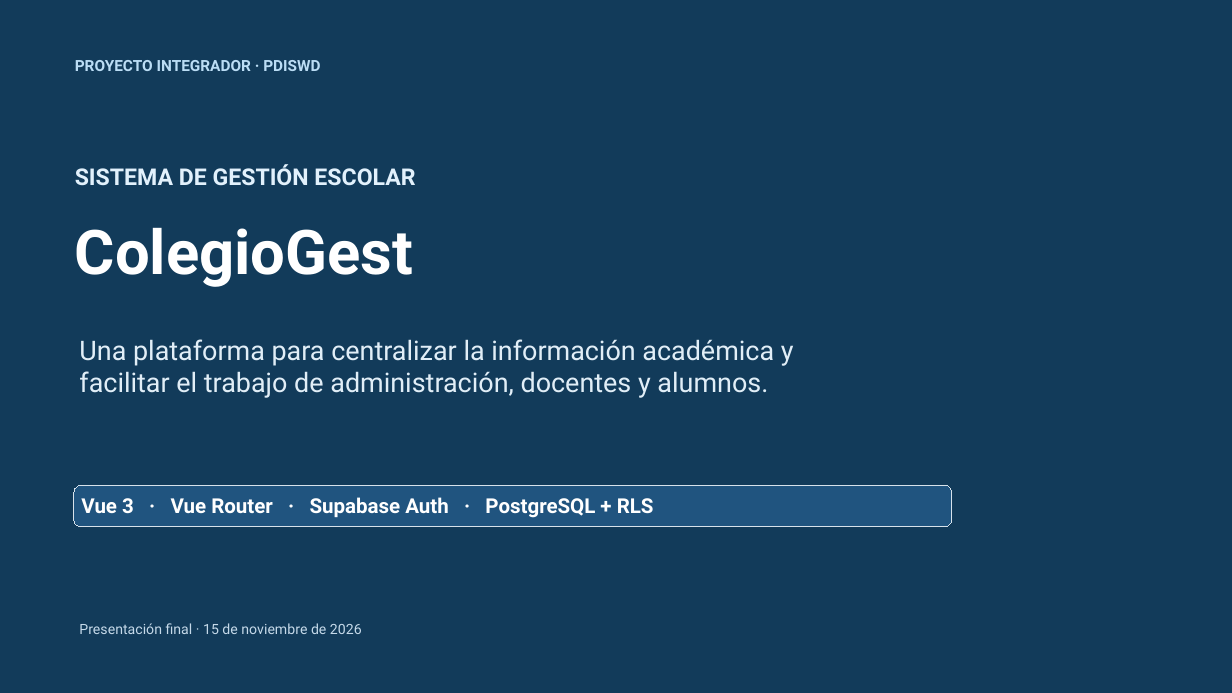
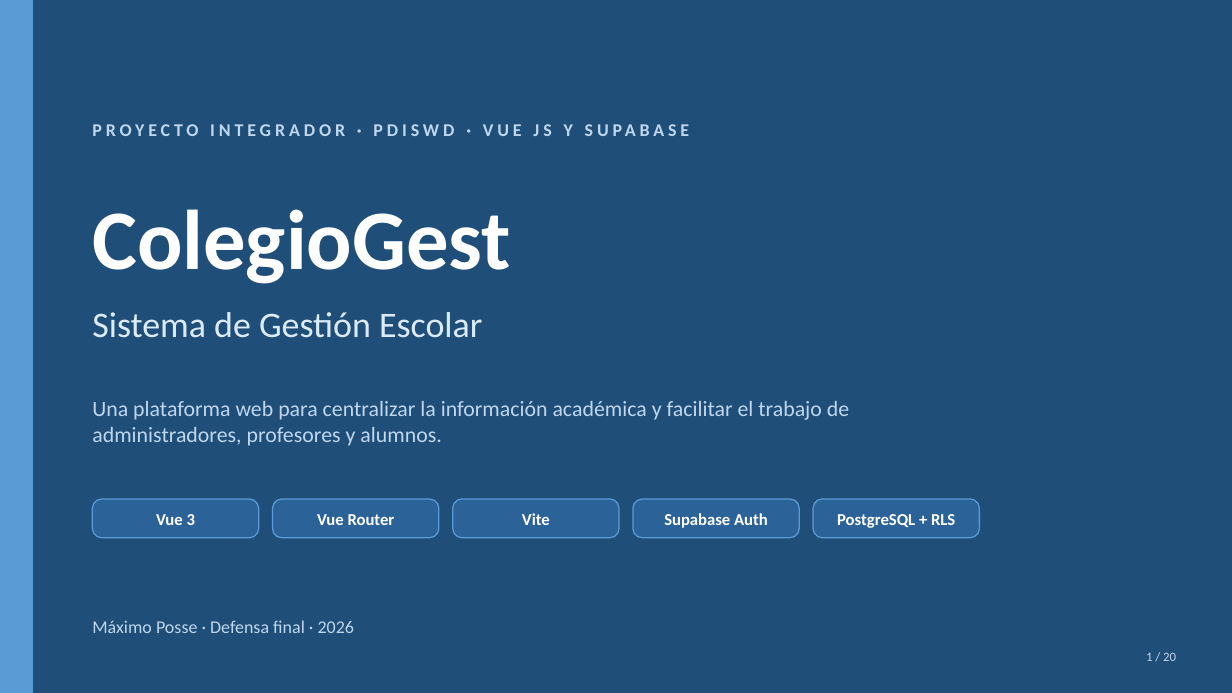
Before and after one commit to MaximoPosse/colegiogest, a slide deck: slide 1 of docs/PRESENTACION_ColegioGest.pptx. Drawn at 1232x693 pixels with LibreOffice and Linux fonts; fonts in the diff are those of the drawing. Boxes give left, top, right and bottom in pixels: in the first picture for what was removed or moved away, otherwise in the second. Text is boxed around its words. In the diff, an @@ line names an element or a change of style, - is before the commit and + after.

Commit message:
Completar etapa final: informe, nueva presentación y limpieza del proyecto
- Agregar el informe de la Etapa Final (Word y PDF) con la plantilla del proyecto
- Rehacer la presentación (PPTX y PDF) con diagramas de casos de uso, DER y arquitectura
- Agregar a docs/ los PDF de las etapas (1 a 4, DER, implementación, manual de usuario y Etapa 8)
- Quitar la dependencia @supabase/ssr sin uso y reemplazar los valores reales de .env.example
- Actualizar los enlaces de documentación del README y de ETAPA_FINAL.md

```diff
--- a/docs/PRESENTACION_ColegioGest.pptx
+++ b/docs/PRESENTACION_ColegioGest.pptx
@@ background #123B5A to #1F4E79 @@
@@ rectangle added at bbox=[0, 0, 32, 693], fill #5B9BD5, outline #5B9BD5 1 pt @@
@@ vertical alignment top to middle in 4 elements at bbox=[92, 401, 849, 446], bbox=[92, 312, 482, 338], bbox=[92, 620, 354, 633], bbox=[564, 124, 573, 136] @@
@@ text at bbox=[564, 124, 573, 136]: text changed; size 12 to 14 pt; font Roboto to Calibri; text colour #BBDDF5 to #BFD7EE @@
-PROYECTO INTEGRADOR · PDISWD
+PROYECTO INTEGRADOR · PDISWD · VUE JS Y SUPABASE
@@ text "ColegioGest": place and size @@
-text "ColegioGest" at bbox=[75, 227, 414, 287]
+text "ColegioGest" at bbox=[92, 209, 511, 284]
@@ text "ColegioGest" at bbox=[92, 209, 511, 284]: size 48 to 66 pt, font Roboto to Calibri; vertical alignment top to middle @@
@@ text at bbox=[92, 312, 482, 338]: text changed; size 18 to 28 pt; font Roboto to Calibri; text colour #E2F1FC to #DCEBFA; bold off @@
-SISTEMA DE GESTIÓN ESCOLAR
+Sistema de Gestión Escolar
@@ text at bbox=[92, 401, 849, 446]: text changed; size 21 to 17 pt; font Roboto to Calibri; text colour #E1EEF7 to #BFD7EE @@
-Una plataforma para centralizar la información académica y facilitar el trabajo de administración, docentes y alumnos.
+Una plataforma web para centralizar la información académica y facilitar el trabajo de administradores, profesores y alumnos.
@@ rounded rectangle removed at bbox=[74, 485, 952, 527] @@
-Vue 3 · Vue Router · Supabase Auth · PostgreSQL + RLS
@@ rounded rectangle added at bbox=[92, 499, 259, 538], fill #2B6399, outline #5B9BD5 1 pt, 13 pt, text #FFFFFF, bold @@
+Vue 3
@@ rounded rectangle added at bbox=[273, 499, 439, 538], fill #2B6399, outline #5B9BD5 1 pt, 13 pt, text #FFFFFF, bold @@
+Vue Router
@@ rounded rectangle added at bbox=[453, 499, 619, 538], fill #2B6399, outline #5B9BD5 1 pt, 13 pt, text #FFFFFF, bold @@
+Vite
@@ rounded rectangle added at bbox=[633, 499, 799, 538], fill #2B6399, outline #5B9BD5 1 pt, 13 pt, text #FFFFFF, bold @@
+Supabase Auth
@@ rounded rectangle added at bbox=[813, 499, 980, 538], fill #2B6399, outline #5B9BD5 1 pt, 13 pt, text #FFFFFF, bold @@
+PostgreSQL + RLS
@@ text at bbox=[92, 620, 354, 633]: text changed; size 11 to 14 pt; font Roboto to Calibri; text colour #C5D9E9 to #BFD7EE @@
-Presentación final · 15 de noviembre de 2026
+Máximo Posse · Defensa final · 2026
@@ text added at bbox=[1146, 652, 1176, 661], 10 pt, text #BFD7EE @@
+1 / 20
```
Also in this commit, not shown: 1 other slide changed, 18 slides added, 10 slides removed, 22 other files.
